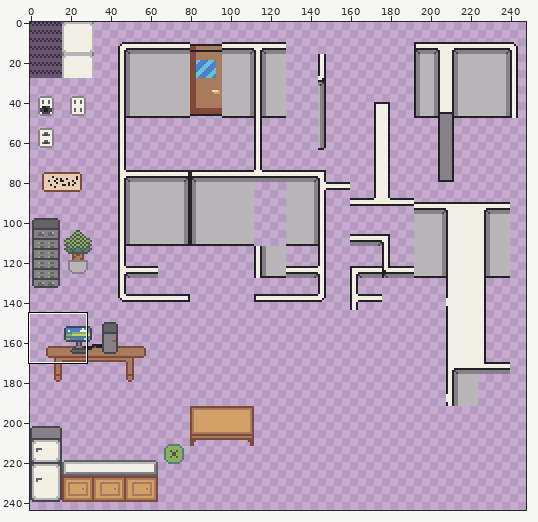
Two states of a pixel-art file, Assets/Textures/Tileset.aseprite. The picture above shows the old version from afar; the outline marks the close-up.
Close-up. First the earlier version:
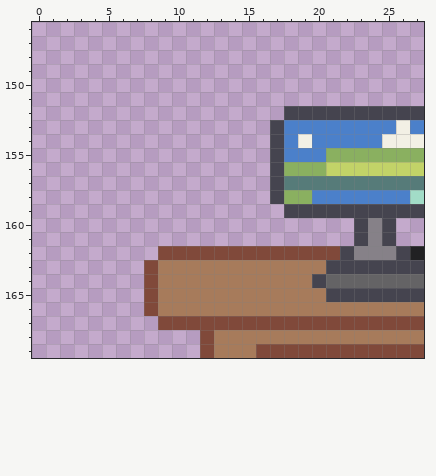
256x256 pixels, 1 frame. Shown: x 0..27, y 146..169. The wide view leaves out empty margins.
The result:
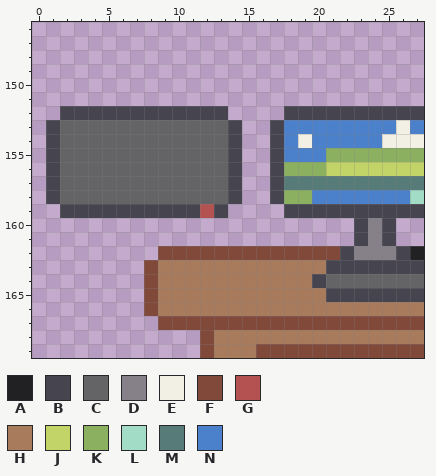
Palette (. is transparent): A #212123  B #45444f  C #646365  D #868188  E #f2f0e5  F #80493a  G #b45252  H #a77b5b  J #c2d368  K #8ab060  L #a2dcc7  M #567b79  N #4b80ca
Edits made:
Colour B now appears in row 152 at x 2 to 13; in rows 153 to 158 at x 1 and 14; in row 159 at x 2 to 11 and 13.
Colour C now appears in rows 153 to 158 at x 2 to 13.
Colour G now appears in row 159 at x 12.
Changed places in both close-ups, as pixel boxes (x1, y1, x2, y2):
added: (46, 106, 242, 218)
